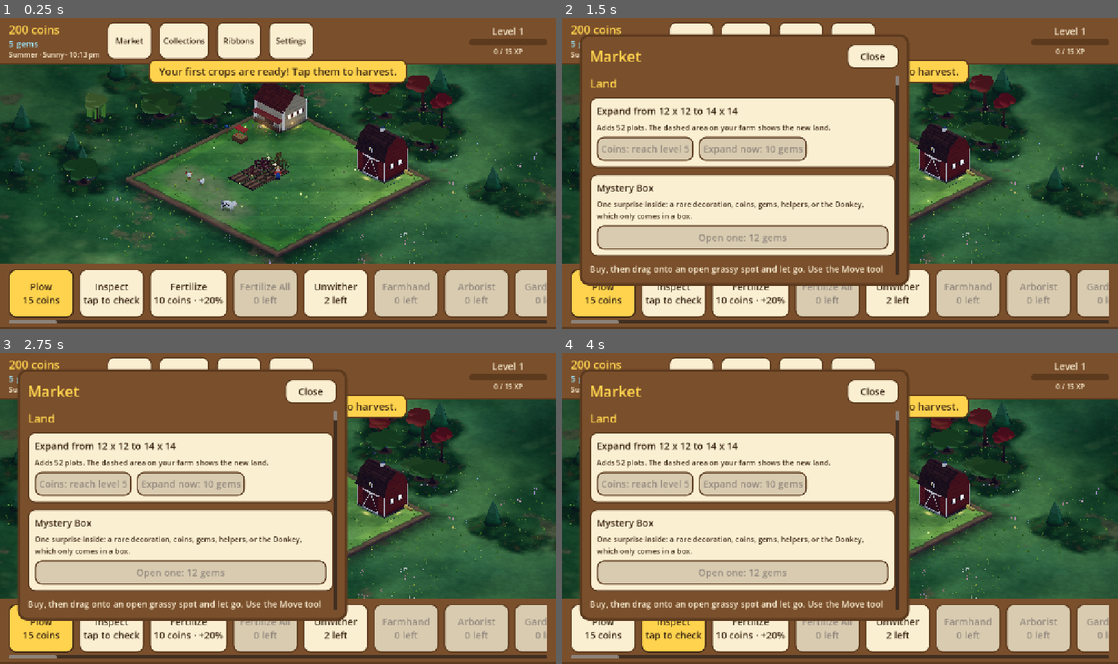
Above: before the commit, frames 1-4 (two rows, left to right).
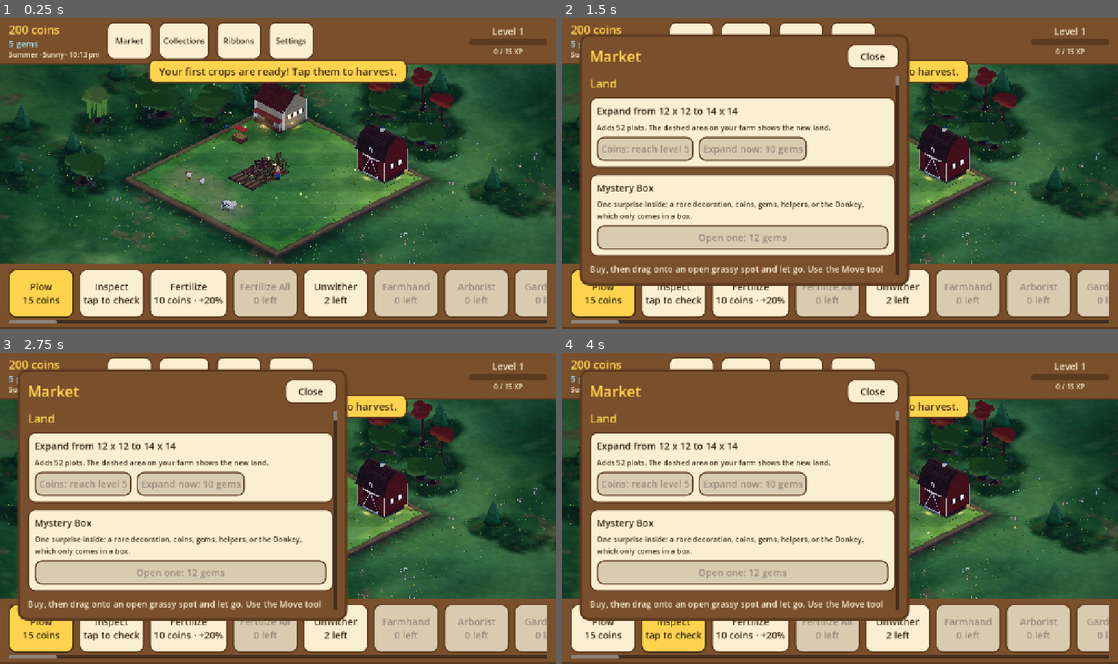
Above: after the commit, the same moments.

Repository: aniket-patra-1998/farm-game
Game: Godot game, scene res://scenes/main.tscn
Same seed, same stepped clock (60 frames per second), same inputs: the game is played once before the commit and once after it.
Inputs:
- Up to frame 1 (0.25 s): no input
- Up to frame 2 (1.5 s): click "Market" at 0.5 s; click "Collections" at 1.25 s
- Up to frame 3 (2.75 s): click "Ribbons" at 2 s
- Up to frame 4 (4 s): click "Plow 15 coins" at 2.75 s; click "Inspect tap to check" at 3.5 s

The runs differ from the first frame. In frame 1, 1.1% of the frame differs, in the area x 11-82%, y 15-56%; in frame 2, 0.5%; in frame 3, 0.5%; in frame 4, 0.5%.

Commit message:
Trees: longer trunks, each tree its own trunk length, kinds differ in build (tall and slender, stout and spreading); vehicle sizes and weight noted in open items
Co-Authored-By: Claude Sonnet 5.5 <noreply@anthropic.com>
Claude-Session: https://claude.ai/code/session_014fNSr1LTa4ZmUtF6K6voar

Diff:
--- a/data/tree_shapes.json
+++ b/data/tree_shapes.json
@@ -1,51 +1,291 @@
 {
-  "_doc": "How each kind of tree grows in  …(1262 unchanged characters)…
-  "forms": {
-    "round": {"tall": 1.0, "masses": 4, "reach": 0.55, "flat": 0.8, "trunk_h": 0.42, "trunk_r": 0.06, "crown_r": 0.24, "crown_h": 0.22, "clumps": 7, "leaf": "#4f9a3a"},
-    "oval": {"tall": 1.15, "masses": 6, "mass": 0.56, "reach": 0.4, "flat": 1.0, "trunk_h": 0.36, "trunk_r": 0.055, "crown_r": 0.25, "crown_h": 0.42, "clumps": 8, "leaf": "#4a8f36"},
-    "spreading": {"tall": 0.85, "masses": 5, "reach": 0.72, "flat": 0.6, "trunk_h": 0.3, "trunk_r": 0.075, "crown_r": 0.36, "crown_h": 0.16, "clumps": 10, "leaf": "#5a9a3c"},
-    "dense": {"tall": 0.9, "masses": 8, "reach": 0.4, "mass": 0.64, "flat": 0.9, "trunk_h": 0.22, "trunk_r": 0.05, "crown_r": 0.26, "crown_h": 0.3, "clumps": 12, "leaf": "#2f7a2e", "shine": 0.45},
-    "weeping": {"tall": 1.15, "masses": 4, "reach": 0.55, "flat": 0.75, "trunk_h": 0.4, "trunk_r": 0.07, "crown_r": 0.32, "crown_h": 0.2, "clumps": 7, "leaf": "#8ab84a"},
-    "palm": {"trunk_h": 1.05, "trunk_r": 0.05, "crown_r": 0.42, "crown_h": 0.0, "clumps": 9, "leaf": "#4c9a34"},
-    "banana": {"trunk_h": 0.45, "trunk_r": 0.06, "crown_r": 0.38, "crown_h": 0.0, "clumps": 7, "leaf": "#62b04a"},
-    "bushy": {"tall": 0.85, "masses": 7, "reach": 0.42, "mass": 0.56, "flat": 0.9, "trunk_h": 0.16, "trunk_r": 0.03, "crown_r": 0.24, "crown_h": 0.26, "clumps": 11, "leaf": "#4e8c3a"}
-  },
-  "families": {
-    "apple": {"form": "round", "masses": 4},
-    "lemon": {"form": "dense", "fruit_shape": "oval"},
-    "lime": {"form": "dense", "fruit_shape": "oval", "leaf": "#2a6e2a"},
-    "orange": {"form": "dense"},
-    "mandarin": {"form": "dense", "crown_r": 0.22},
-    "grapefruit": {"form": "dense", "crown_r": 0.28, "fruit_size": 1.25},
-    "cherry": {"form": "oval", "tall": 1.3, "blossom": "#f7c6d9", "fruit_size": 0.7, "leaf": "#4d8a3c"},
-    "peach": {"form": "round", "leaf": "#5f9e3e", "blossom": "#f6b3c4"},
-    "apricot": {"form": "round", "leaf": "#589a3a", "blossom": "#fbe1e8"},
-    "plum": {"form": "oval", "leaf": "#5b7a3a"},
-    "fig": {"form": "spreading", "leaf": "#3f7f32", "crown_h": 0.22},
-    "banana": {"form": "banana", "fruit_shape": "long"},
-    "coconut": {"form": "palm", "fruit_shape": "round", "fruit_size": 1.4},
-    "date": {"form": "palm", "fruit_shape": "cluster", "leaf": "#7a9a46", "trunk_h": 1.15},
-    "avocado": {"form": "oval", "leaf": "#2f5f2a", "fruit_shape": "oval", "shine": 0.3},
-    "mango": {"form": "dense", "masses": 9, "reach": 0.5, "flat": 0.7, "leaf": "#2e6a2c", "crown_r": 0.32, "crown_h": 0.36, "trunk_h": 0.3, "fruit_shape": "oval"},
-    "pomegranate": {"form": "bushy", "leaf": "#3f7f2e", "blossom": "#e2452f"},
-    "olive": {"form": "spreading", "tall": 0.7, "leaf": "#8a9c6a", "fruit_shape": "small", "trunk_r": 0.09},
-    "guava": {"form": "round", "leaf": "#6a9a40"},
-    "persimmon": {"form": "oval", "leaf": "#5a8a30"},
-    "starfruit": {"form": "spreading", "leaf": "#4a8a38", "fruit_shape": "oval"},
-    "passion_fruit": {"form": "bushy", "leaf": "#3a7a30", "blossom": "#b48ae0"},
-    "jackfruit": {"form": "oval", "tall": 1.25, "leaf": "#2f6a2a", "fruit_shape": "big", "trunk_r": 0.08},
-    "asian_pear": {"form": "oval", "blossom": "#ffffff", "leaf": "#5a9a40"},
-    "tamarind": {"form": "spreading", "leaf": "#6a9a3a", "fruit_shape": "long"},
-    "almond": {"form": "round", "blossom": "#fbe9ef", "fruit_shape": "small", "leaf": "#6aa04a"},
-    "walnut": {"form": "spreading", "leaf": "#4f8a36", "fruit_shape": "small", "crown_r": 0.38},
-    "cashew": {"form": "spreading", "leaf": "#4a8a3a"},
-    "chestnut": {"form": "round", "leaf": "#3f7a2e", "fruit_shape": "small", "crown_r": 0.3},
-    "hazelnut": {"form": "bushy", "leaf": "#5a8f3a", "fruit_shape": "small"},
-    "pecan": {"form": "oval", "tall": 1.3, "leaf": "#4a8a34", "fruit_shape": "small", "trunk_h": 0.48},
-    "pistachio": {"form": "bushy", "leaf": "#7a9a54", "fruit_shape": "small"},
-    "oak_tree": {"form": "spreading", "masses": 6, "reach": 0.78, "flat": 0.55, "leaf": "#4a8a34", "crown_r": 0.4, "crown_h": 0.24, "trunk_r": 0.09},
-    "maple_tree": {"form": "round", "tall": 1.3, "leaf": "#d8622a", "crown_r": 0.28},
-    "willow_tree": {"form": "weeping"},
-    "willow": {"form": "weeping"}
+ "_doc": "How each kind of tree grows in  …(1262 unchanged characters)…
+ "forms": {
+  "round": {
+   "tall": 1.0,
+   "masses": 4,
+   "reach": 0.55,
+   "flat": 0.8,
+   "trunk_h": 0.46,
+   "trunk_r": 0.06,
+   "crown_r": 0.22,
+   "crown_h": 0.22,
+   "clumps": 7,
+   "leaf": "#4f9a3a"
+  },
+  "oval": {
+   "tall": 1.15,
+   "masses": 6,
+   "mass": 0.56,
+   "reach": 0.4,
+   "flat": 1.0,
+   "trunk_h": 0.5,
+   "trunk_r": 0.055,
+   "crown_r": 0.21,
+   "crown_h": 0.4,
+   "clumps": 8,
+   "leaf": "#4a8f36"
+  },
+  "spreading": {
+   "tall": 0.85,
+   "masses": 5,
+   "reach": 0.72,
+   "flat": 0.6,
+   "trunk_h": 0.36,
+   "trunk_r": 0.075,
+   "crown_r": 0.34,
+   "crown_h": 0.16,
+   "clumps": 10,
+   "leaf": "#5a9a3c",
+   "limb": 0.8
+  },
+  "dense": {
+   "tall": 0.9,
+   "masses": 8,
+   "reach": 0.4,
+   "mass": 0.64,
+   "flat": 0.9,
+   "trunk_h": 0.3,
+   "trunk_r": 0.05,
+   "crown_r": 0.23,
+   "crown_h": 0.3,
+   "clumps": 12,
+   "leaf": "#2f7a2e",
+   "shine": 0.45
+  },
+  "weeping": {
+   "tall": 1.15,
+   "masses": 4,
+   "reach": 0.55,
+   "flat": 0.75,
+   "trunk_h": 0.46,
+   "trunk_r": 0.07,
+   "crown_r": 0.3,
+   "crown_h": 0.2,
+   "clumps": 7,
+   "leaf": "#8ab84a"
+  },
+  "palm": {
+   "trunk_h": 1.05,
+   "trunk_r": 0.05,
+   "crown_r": 0.42,
+   "crown_h": 0.0,
+   "clumps": 9,
+   "leaf": "#4c9a34"
+  },
+  "banana": {
+   "trunk_h": 0.45,
+   "trunk_r": 0.06,
+   "crown_r": 0.38,
+   "crown_h": 0.0,
+   "clumps": 7,
+   "leaf": "#62b04a"
+  },
+  "bushy": {
+   "tall": 0.85,
+   "masses": 7,
+   "reach": 0.42,
+   "mass": 0.56,
+   "flat": 0.9,
+   "trunk_h": 0.2,
+   "trunk_r": 0.03,
+   "crown_r": 0.24,
+   "crown_h": 0.26,
+   "clumps": 11,
+   "leaf": "#4e8c3a"
   }
+ },
+ "families": {
+  "apple": {
+   "form": "round",
+   "masses": 4
+  },
+  "lemon": {
+   "form": "dense",
+   "fruit_shape": "oval"
+  },
+  "lime": {
+   "form": "dense",
+   "fruit_shape": "oval",
+   "leaf": "#2a6e2a"
+  },
+  "orange": {
+   "form": "dense"
+  },
+  "mandarin": {
+   "form": "dense",
+   "crown_r": 0.22
+  },
+  "grapefruit": {
+   "form": "dense",
+   "crown_r": 0.28,
+   "fruit_size": 1.25
+  },
+  "cherry": {
+   "form": "oval",
+   "tall": 1.3,
+   "blossom": "#f7c6d9",
+   "fruit_size": 0.7,
+   "leaf": "#4d8a3c"
+  },
+  "peach": {
+   "form": "round",
+   "leaf": "#5f9e3e",
+   "blossom": "#f6b3c4"
+  },
+  "apricot": {
+   "form": "round",
+   "leaf": "#589a3a",
+   "blossom": "#fbe1e8"
+  },
+  "plum": {
+   "form": "oval",
+   "leaf": "#5b7a3a"
+  },
+  "fig": {
+   "form": "spreading",
+   "leaf": "#3f7f32",
+   "crown_h": 0.22
+  },
+  "banana": {
+   "form": "banana",
+   "fruit_shape": "long"
+  },
+  "coconut": {
+   "form": "palm",
+   "fruit_shape": "round",
+   "fruit_size": 1.4
+  },
+  "date": {
+   "form": "palm",
+   "fruit_shape": "cluster",
+   "leaf": "#7a9a46",
+   "trunk_h": 1.15
+  },
+  "avocado": {
+   "form": "oval",
+   "leaf": "#2f5f2a",
+   "fruit_shape": "oval",
+   "shine": 0.3
+  },
+  "mango": {
+   "form": "dense",
+   "masses": 9,
+   "reach": 0.5,
+   "flat": 0.7,
+   "leaf": "#2e6a2c",
+   "crown_r": 0.32,
+   "crown_h": 0.36,
+   "trunk_h": 0.3,
+   "fruit_shape": "oval"
+  },
+  "pomegranate": {
+   "form": "bushy",
+   "leaf": "#3f7f2e",
+   "blossom": "#e2452f"
+  },
+  "olive": {
+   "form": "spreading",
+   "tall": 0.7,
+   "leaf": "#8a9c6a",
+   "fruit_shape": "small",
+   "trunk_r": 0.09
+  },
+  "guava": {
+   "form": "round",
+   "leaf": "#6a9a40"
+  },
+  "persimmon": {
+   "form": "oval",
+   "leaf": "#5a8a30"
+  },
+  "starfruit": {
+   "form": "spreading",
+   "leaf": "#4a8a38",
+   "fruit_shape": "oval"
+  },
+  "passion_fruit": {
+   "form": "bushy",
+   "leaf": "#3a7a30",
+   "blossom": "#b48ae0"
+  },
+  "jackfruit": {
+   "form": "oval",
+   "tall": 1.25,
+   "leaf": "#2f6a2a",
+   "fruit_shape": "big",
+   "trunk_r": 0.08
+  },
+  "asian_pear": {
+   "form": "oval",
+   "blossom": "#ffffff",
+   "leaf": "#5a9a40"
+  },
+  "tamarind": {
+   "form": "spreading",
+   "leaf": "#6a9a3a",
+   "fruit_shape": "long"
+  },
+  "almond": {
+   "form": "round",
+   "blossom": "#fbe9ef",
+   "fruit_shape": "small",
+   "leaf": "#6aa04a"
+  },
+  "walnut": {
+   "form": "spreading",
+   "leaf": "#4f8a36",
+   "fruit_shape": "small",
+   "crown_r": 0.38
+  },
+  "cashew": {
+   "form": "spreading",
+   "leaf": "#4a8a3a"
+  },
+  "chestnut": {
+   "form": "round",
+   "leaf": "#3f7a2e",
+   "fruit_shape": "small",
+   "crown_r": 0.3
+  },
+  "hazelnut": {
+   "form": "bushy",
+   "leaf": "#5a8f3a",
+   "fruit_shape": "small"
+  },
+  "pecan": {
+   "form": "oval",
+   "tall": 1.3,
+   "leaf": "#4a8a34",
+   "fruit_shape": "small",
+   "trunk_h": 0.48
+  },
+  "pistachio": {
+   "form": "bushy",
+   "leaf": "#7a9a54",
+   "fruit_shape": "small"
+  },
+  "oak_tree": {
+   "form": "spreading",
+   "masses": 6,
+   "reach": 0.78,
+   "flat": 0.55,
+   "leaf": "#4a8a34",
+   "crown_r": 0.4,
+   "crown_h": 0.24,
+   "trunk_r": 0.09
+  },
+  "maple_tree": {
+   "form": "round",
+   "tall": 1.3,
+   "leaf": "#d8622a",
+   "crown_r": 0.28
+  },
+  "willow_tree": {
+   "form": "weeping"
+  },
+  "willow": {
+   "form": "weeping"
+  }
+ }
 }
--- a/scripts/world3d/tree_model.gd
+++ b/scripts/world3d/tree_model.gd
@@ -22,7 +22,9 @@
 const FRUIT_GROWING := 3
 const FLOWERS: Array[Color] = [Color("#f6e04a"), Color("#f7f2e8"), Color("#e98bb0"), Color("#9b7be0")]
 const TRUNK_BULK := 0.7     # trunks are drawn slimmer than the data says (FarmVille's were slender)
-const TRUNK_TALL := 1.15    # and longer: a trunk shows under the crown, the tree stands on it
+const TRUNK_TALL := 1.2     # and longer: a trunk shows under the crown, the tree stands on it
+const TRUNK_VARY_MIN := 0.85   # each tree's trunk is its own length, apart from its crown's size
+const TRUNK_VARY_MAX := 1.25
 const TALL_MIN := 0.85      # each tree is its own height, this much of its kind's..
 const TALL_MAX := 1.2       # ..to this much
 const MIN_LEAF_SATURATION := 0.5   # no tree washes out to pale grey-green
@@ -68,7 +70,8 @@
 	# Its height: its kind's (oaks low and broad, cherries tall), and this tree's own within that.
 	var tall := float(sh.get("tall", 1.0)) * rng.randf_range(TALL_MIN, TALL_MAX)
 	var upright := str(sh["form"]) not in ["palm", "banana"]
-	sh["trunk_h"] = float(sh["trunk_h"]) * tall * (TRUNK_TALL if upright else 1.0)
+	sh["trunk_h"] = float(sh["trunk_h"]) * tall * (TRUNK_TALL if upright else 1.0) \
+		* (rng.randf_range(TRUNK_VARY_MIN, TRUNK_VARY_MAX) if upright else 1.0)
 	sh["crown_h"] = float(sh["crown_h"]) * tall
 	# This tree's own variation: a little taller or shorter, leaning a little, turned its own way.
 	var k := size * TILE_FILL * rng.randf_range(0.9, 1.1)
@@ -207,7 +210,7 @@
 		var squash := Vector3(rng.randf_range(1.0, 1.2), flat * rng.randf_range(0.85, 1.05), rng.randf_range(0.95, 1.15))
 		_canopy(root, p, squash * size, rng, leaf, sun, 0.1 + 0.2 * (y + 0.3), lobes, bump, shine)
 		(t["blobs"] as Array).append([p, size, a])
-		_limb(root, foot, p - Vector3(0, size * 0.45, 0), float(sh["trunk_r"]) * k * 0.5)
+		_limb(root, foot, p - Vector3(0, size * 0.45, 0), float(sh["trunk_r"]) * k * float(sh.get("limb", 0.5)))
 
 
 ## One canopy mass: smooth, lumpy and shaded in its vertices (ModelKit.canopy); `lift` brightens it (masses up
Not shown, changed: docs/OPEN_ITEMS.md
